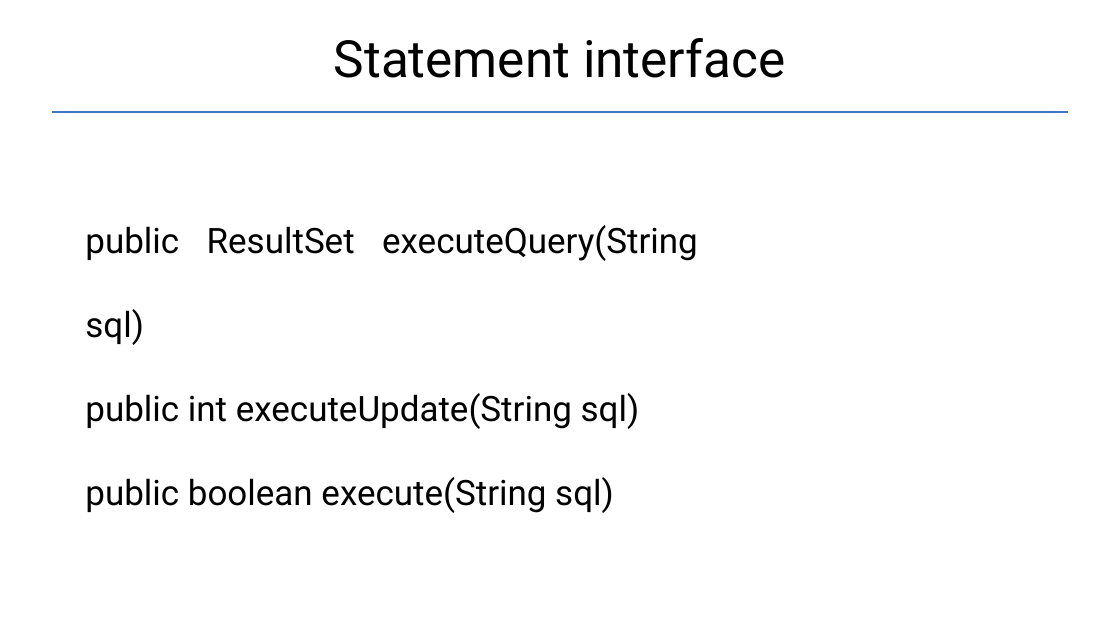
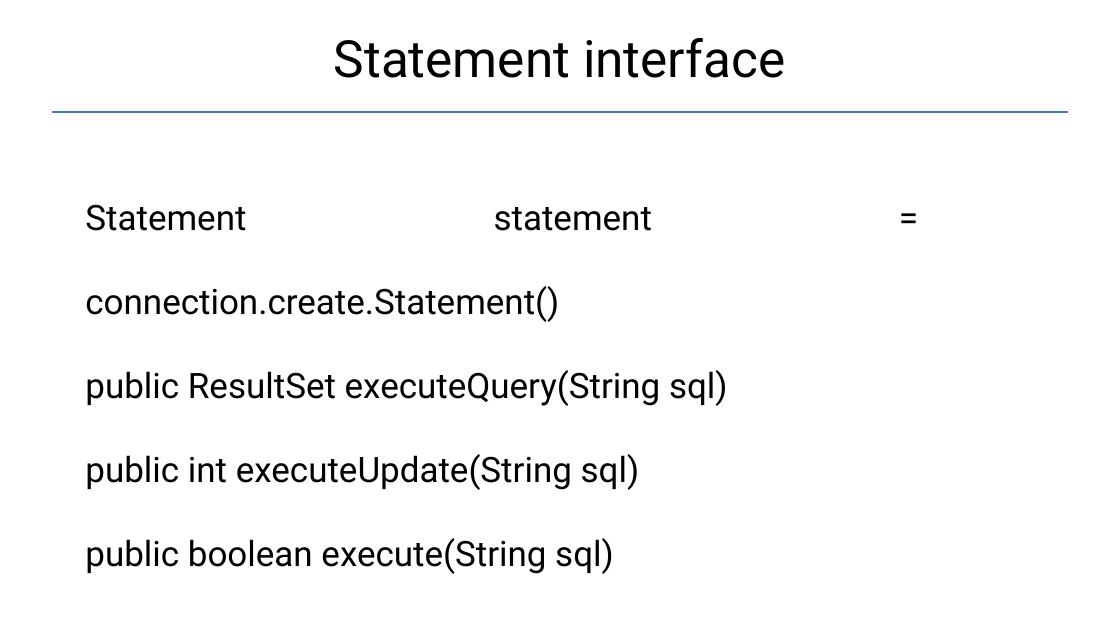
Before and after one commit to Garnik94/Levelup_presentations, a slide deck: slide 8 of JDBC/JDBC_Presentation.pptx. Drawn at 1120x630 pixels with LibreOffice and Linux fonts; fonts in the diff are those of the drawing. Boxes give left, top, right and bottom in pixels: in the first picture for what was removed or moved away, otherwise in the second. Text is boxed around its words. In the diff, an @@ line names an element or a change of style, - is before the commit and + after.

```diff
--- a/JDBC/JDBC_Presentation.pptx
+++ b/JDBC/JDBC_Presentation.pptx
@@ text "Statement statement = connection.create.Statement()": place and size @@
-text "Statement statement = connection.create.Statement()" at [85,225,698,513]
+text "Statement statement = connection.create.Statement()" at [85,204,728,574]
@@ text at [85,204,652,322]: paragraph added @@
+Statement statement = connection.create.Statement()
```
Also in this commit, not shown: 5 other slides changed, 4 other files.
